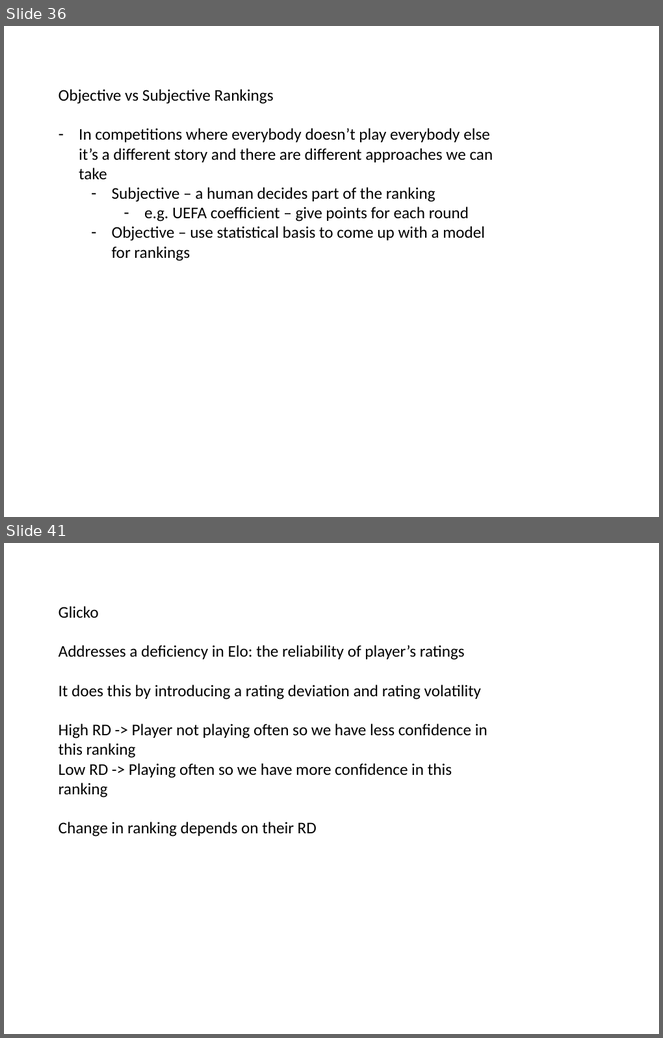
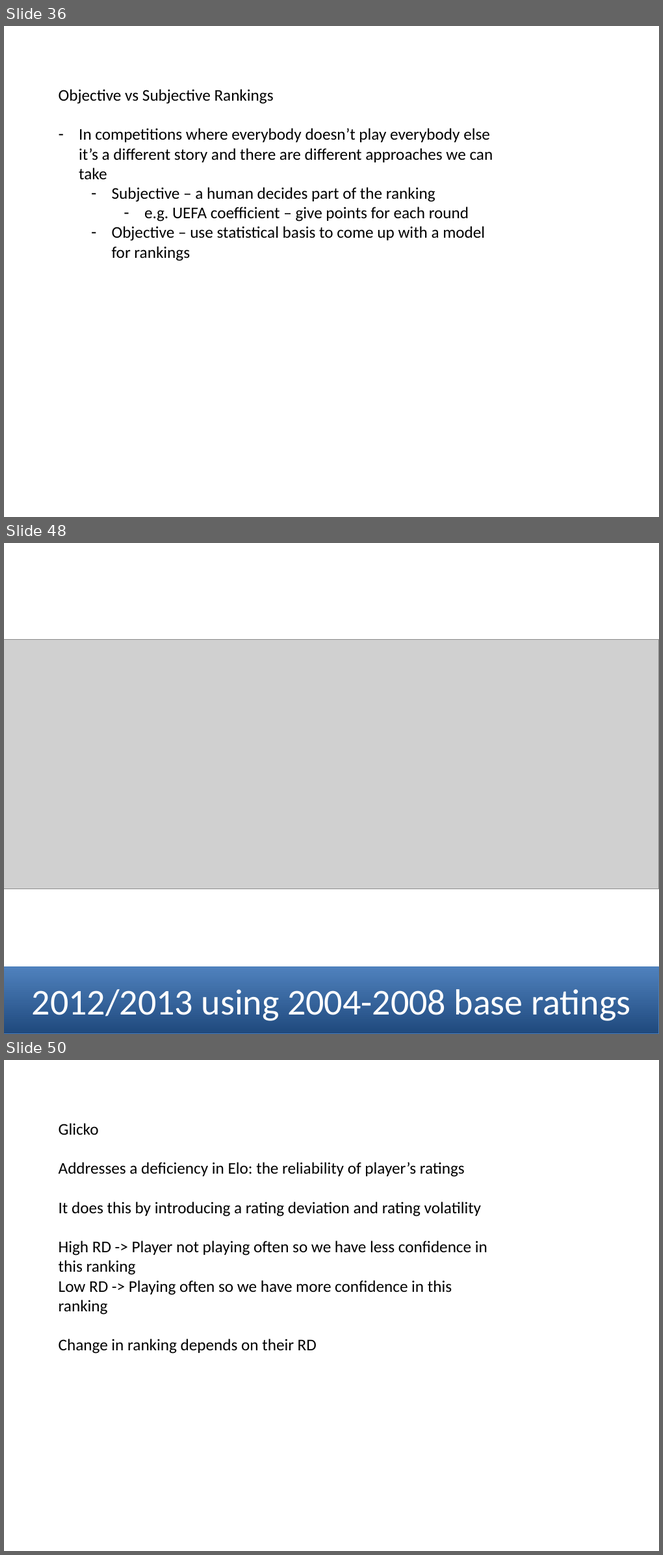
Before and after one commit to mneedham/ranking-algorithms, a slide deck: data-science-london.pptx. Shown one above the other, each under a label of ours: slides 36 and 41 before the commit, slides 36, 48 and 50 after it; the slides between them are not shown. The pictures are 663x1038 and 663x1555 pixels, drawn with LibreOffice and Linux fonts; fonts in the diff are those of the drawing; grey boxes stand for pictures. Boxes give left, top, right and bottom in pixels: in the first picture for what was removed or moved away, otherwise in the second. Text is boxed around its words. In the diff, an @@ line names an element or a change of style, - is before the commit and + after.

```diff
--- a/data-science-london.pptx
+++ b/data-science-london.pptx
@@ slide 48 added at box(4, 543, 659, 1034), background #FFFFFF @@
@@ picture added at box(4, 639, 659, 889) @@
@@ rectangle added at box(4, 967, 659, 1034), fill gradient #1F497D to #4F81BD, outline #4B7EBC 0.75 pt, 40 pt, text #FFFFFF @@
+2012/2013 using 2004-2008 base ratings
@@ what was slide 41 is now slide 50 @@
```
Also in this commit, not shown: 2 slides changed, 12 other slides added, 3 slides removed, 4 other files.
